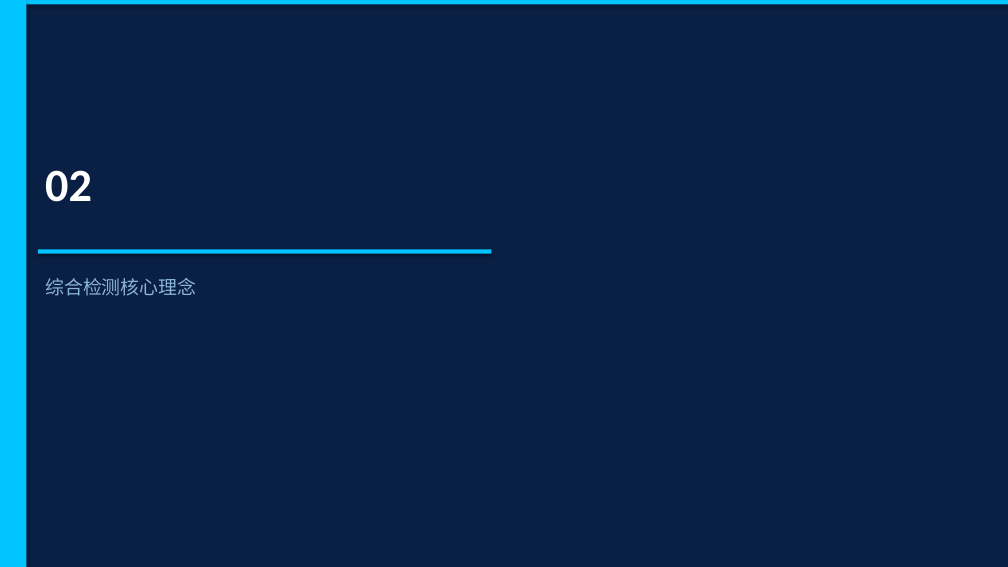
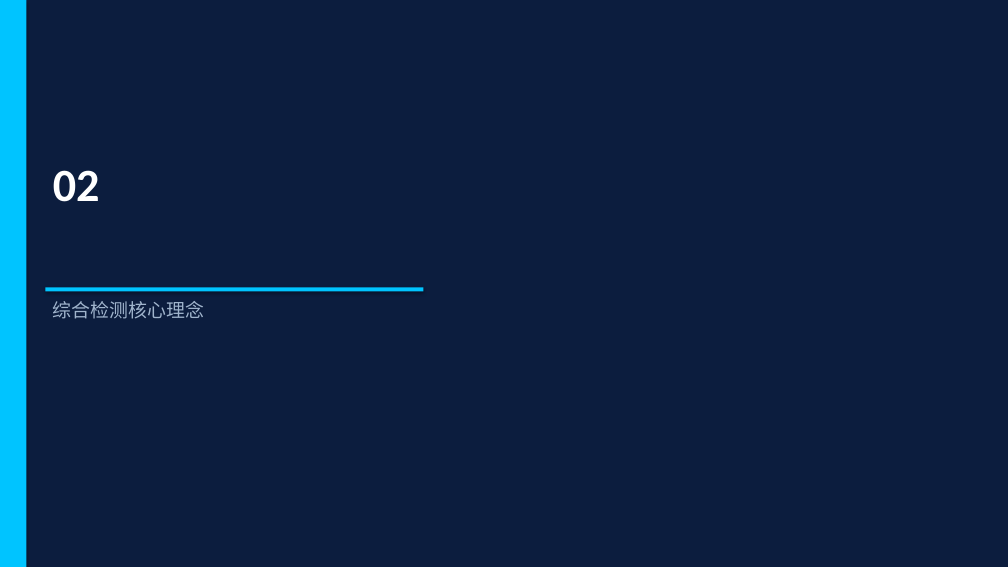
Before and after one commit to gao66683366-lab/workspace, a slide deck: slide 5 of 铁路线路智能综合检测机器人/20260306_技术文档/铁路线路智能综合检测机器人_技术汇报.pptx (slide 6 before the commit). Drawn at 1008x567 pixels with LibreOffice and Linux fonts; fonts in the diff are those of the drawing. Boxes give left, top, right and bottom in pixels: in the first picture for what was removed or moved away, otherwise in the second. Text is boxed around its words. In the diff, an @@ line names an element or a change of style, - is before the commit and + after.

```diff
--- a/铁路线路智能综合检测机器人/20260306_技术文档/铁路线路智能综合检测机器人_技术汇报.pptx
+++ b/铁路线路智能综合检测机器人/20260306_技术文档/铁路线路智能综合检测机器人_技术汇报.pptx
@@ rectangle at (0, 0, 1008, 567): fill #0A1F44 to #0C1D3E @@
@@ rectangle removed at (0, 0, 1008, 5) @@
@@ text "02": place and size @@
-text "02" at (45, 170, 92, 202)
+text "02" at (53, 170, 100, 202)
@@ text "综合检测核心理念": place and size @@
-text "综合检测核心理念" at (45, 278, 196, 296)
+text "综合检测核心理念" at (53, 301, 204, 319)
@@ text "综合检测核心理念" at (53, 301, 204, 319): text colour #8AB4D8 to #A0B4CC @@
@@ rectangle: place and size @@
-rectangle at (38, 250, 492, 254)
+rectangle at (45, 287, 423, 292)
```
Also in this commit, not shown: 27 other slides changed, 3 slides removed.
